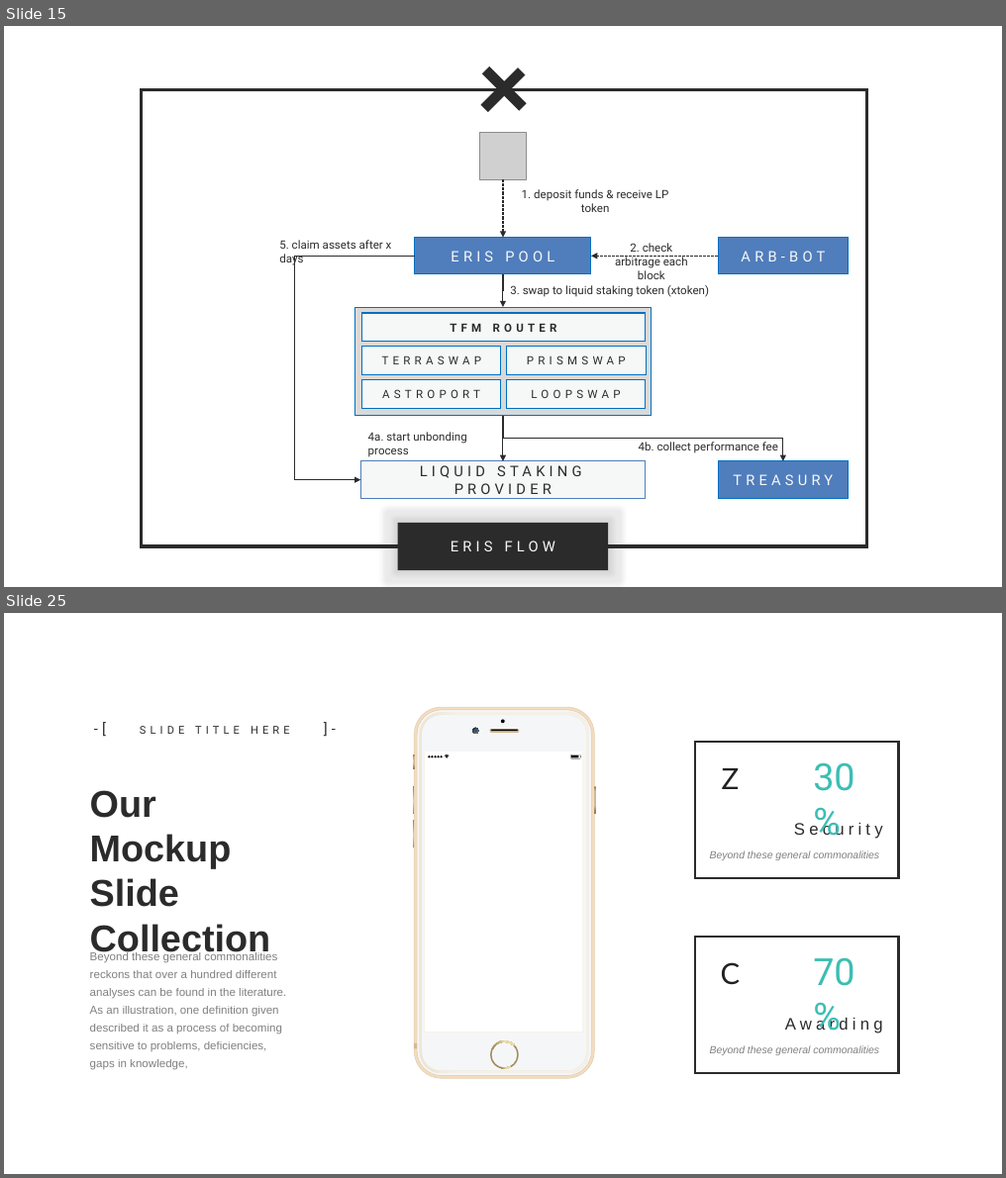
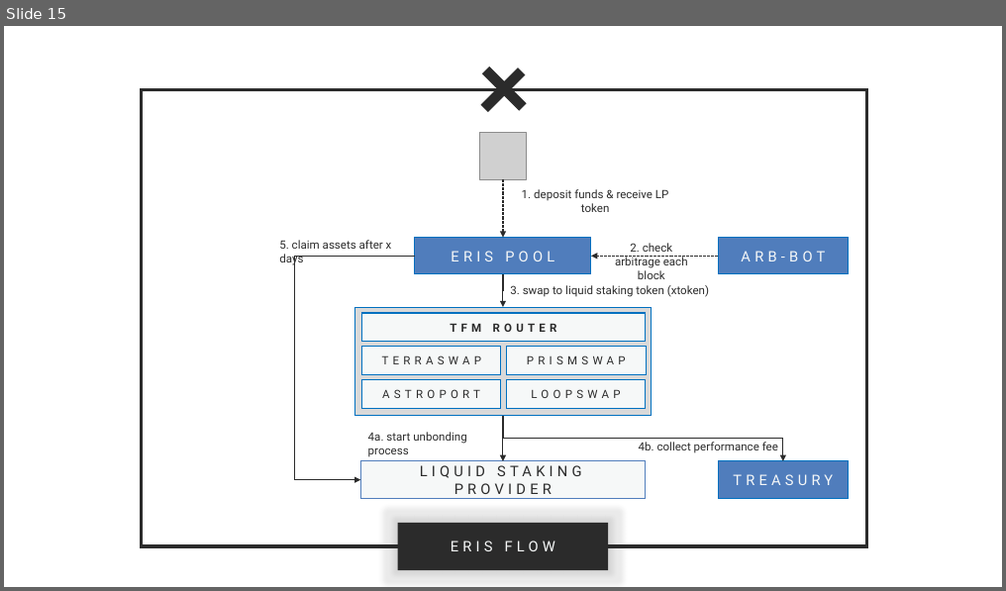
Before and after one commit to erisprotocol/docs, a slide deck: _assets/eris.pptx. Shown one above the other, each under a label of ours: slides 15 and 25 before the commit, slide 15 after it; the slides between them are not shown. The pictures are 1006x1178 and 1006x591 pixels, drawn with LibreOffice and Linux fonts; fonts in the diff are those of the drawing; grey boxes stand for pictures. Boxes give left, top, right and bottom in pixels: in the first picture for what was removed or moved away, otherwise in the second. Text is boxed around its words. In the diff, an @@ line names an element or a change of style, - is before the commit and + after.

```diff
--- a/_assets/eris.pptx
+++ b/_assets/eris.pptx
@@ slide 25 removed at [4, 613, 1002, 1174], background #F6F8F8; not listed: 1 template element that a slide beside it also shows @@
@@ text removed at [82, 716, 117, 742] @@
--[
@@ text removed at [140, 726, 290, 734] @@
-SLIDE TITLE HERE
@@ text removed at [313, 716, 347, 742] @@
-]-
@@ group removed at [413, 707, 597, 1079]: 23 freeform shapes, 1 ellipse @@
@@ text removed at [90, 790, 270, 959] @@
-Our Mockup Slide Collection
@@ group removed at [696, 742, 899, 878]: 4 texts, 1 rectangle @@
-Z
-Security
-30%
-Beyond these general commonalities
@@ text removed at [90, 952, 286, 1070] @@
-Beyond these general commonalities reckons that over a hundred different analyses can be found in the literature. As an illustration, one definition given described it as a process of becoming sensitive to problems, deficiencies, gaps in knowledge,
@@ group removed at [696, 937, 899, 1074]: 4 texts, 1 rectangle @@
-C
-Awarding
-70%
-Beyond these general commonalities
```
Also in this commit, not shown: 4 slides changed, 4 slides added, 5 other slides removed, 23 other files.
